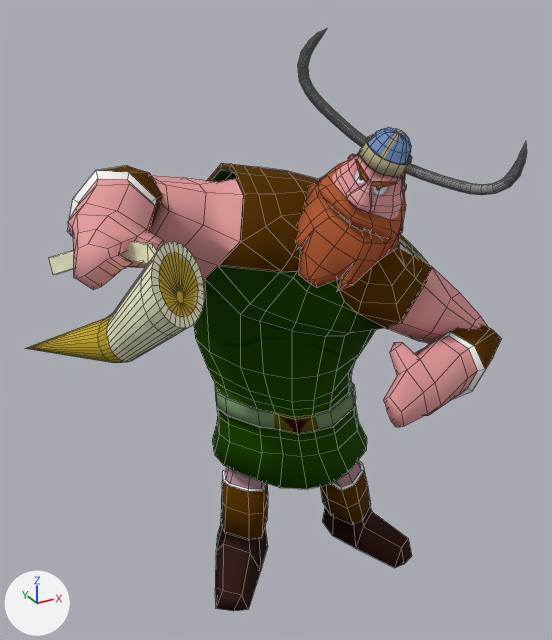
Renders of the OBJ model assets/Animacion/Vikingo/Celebracion/vikingoCelebracion_000510.obj from each side of a commit.
The view is the same before and after, from a 50 mm camera at (-4.36, -7.01, 7.31) aimed at (-0.27, 0.41, 3.6). Arrows for +X, +Y and +Z are at lower left; the lights stay in place. Mesh edges are drawn as thin lines. Where no turn or scale is listed for an object, it has been applied to the vertices.

The older version as bpy lines, for what is in view:
```python
me_jarra_jarrah = bpy.data.meshes.new('jarra_jarraH')
me_jarra_jarrah.from_pydata(...)  # 212 vertices, 211 faces; spans x -3.29..-1.93, y -1.71..-0.13, z 4.15..5.39
me_jarra_jarrah.materials.append(mat_jarramat)
me_vilkingo_ikingoh = bpy.data.meshes.new('Vilkingo_ikingoH')
me_vilkingo_ikingoh.from_pydata(...)  # 2056 vertices, 2075 faces; spans x -2.98..2.2, y -1.71..2.57, z -0.23..6.91
me_vilkingo_ikingoh.materials.append(mat_vikingomat)
ob_jarra_jarrah = bpy.data.objects.new('jarra_jarraH', me_jarra_jarrah)
ob_jarra_jarrah.location = (0.0, 0.0, 0.0)
ob_vilkingo_ikingoh = bpy.data.objects.new('Vilkingo_ikingoH', me_vilkingo_ikingoh)
ob_vilkingo_ikingoh.location = (0.0, 0.0, 0.0)
```
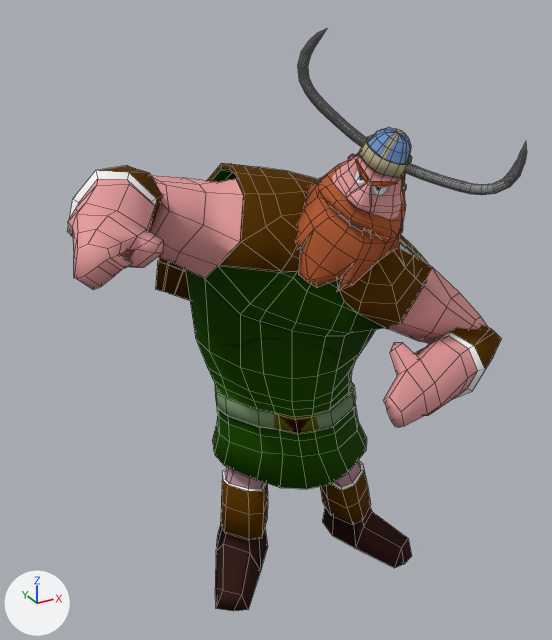
What differs and where, as boxes (x1, y1, x2, y2) in the pictures (552 x 640 px):
'jarra_jarraH', deleted: before (26, 242, 204, 363)

Patch to the scene script:
```diff
--- a/assets/Animacion/Vikingo/Celebracion/vikingoCelebracion_000510.obj.py
+++ b/assets/Animacion/Vikingo/Celebracion/vikingoCelebracion_000510.obj.py
@@ ob_jarra_jarrah @@
-ob_jarra_jarrah = bpy.data.objects.new('jarra_jarraH', me_jarra_jarrah)
-ob_jarra_jarrah.location = (0.0, 0.0, 0.0)
```
